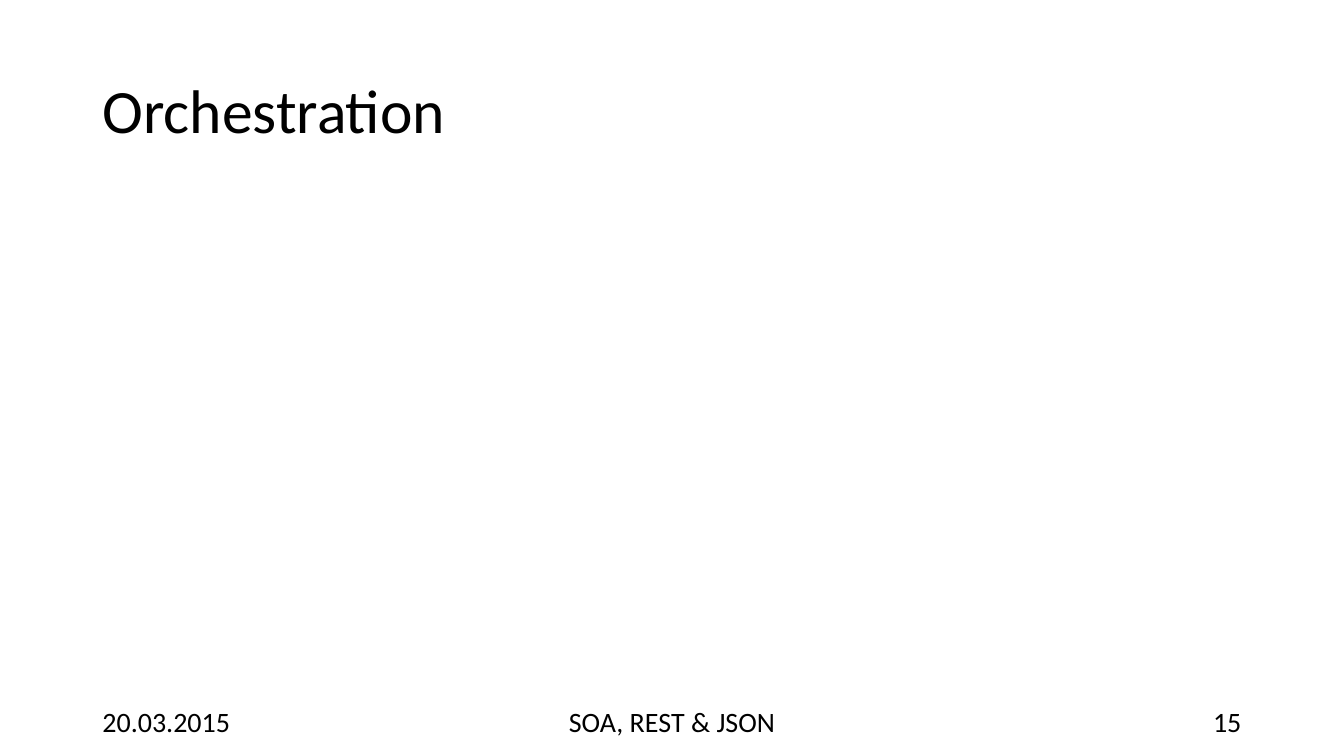
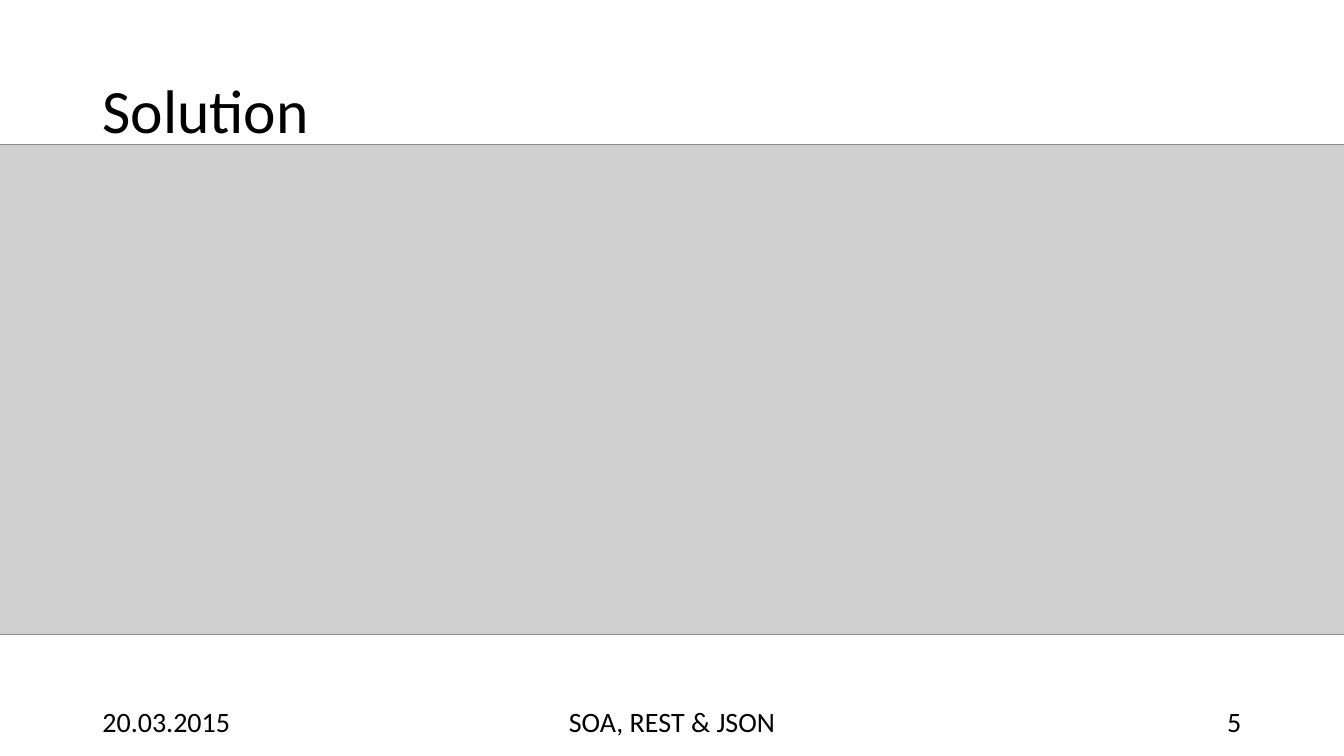
Before and after one commit to hsiegel-tgm/SOA2, a slide deck: slide 5 of p2.pptx (slide 15 before the commit). Drawn at 1344x756 pixels with LibreOffice and Linux fonts; fonts in the diff are those of the drawing; grey boxes stand for pictures. Boxes give left, top, right and bottom in pixels: in the first picture for what was removed or moved away, otherwise in the second. Text is boxed around its words. In the diff, an @@ line names an element or a change of style, - is before the commit and + after.

```diff
--- a/p2.pptx
+++ b/p2.pptx
@@ title at <box>102,90,308,148</box>: text changed @@
-Orchestration
+Solution
@@ picture added at <box>0,144,1344,635</box> @@
@@ page number at <box>1227,714,1241,732</box>: text changed @@
-15
+5
```
Also in this commit, not shown: 5 other slides changed, 20 slides added, 4 other files.
